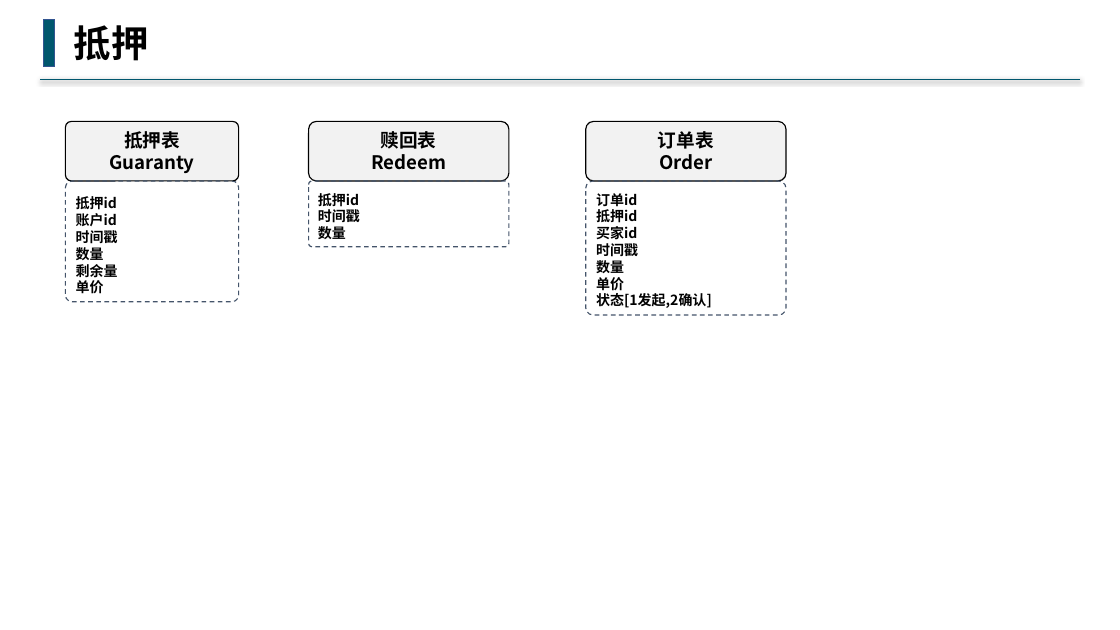
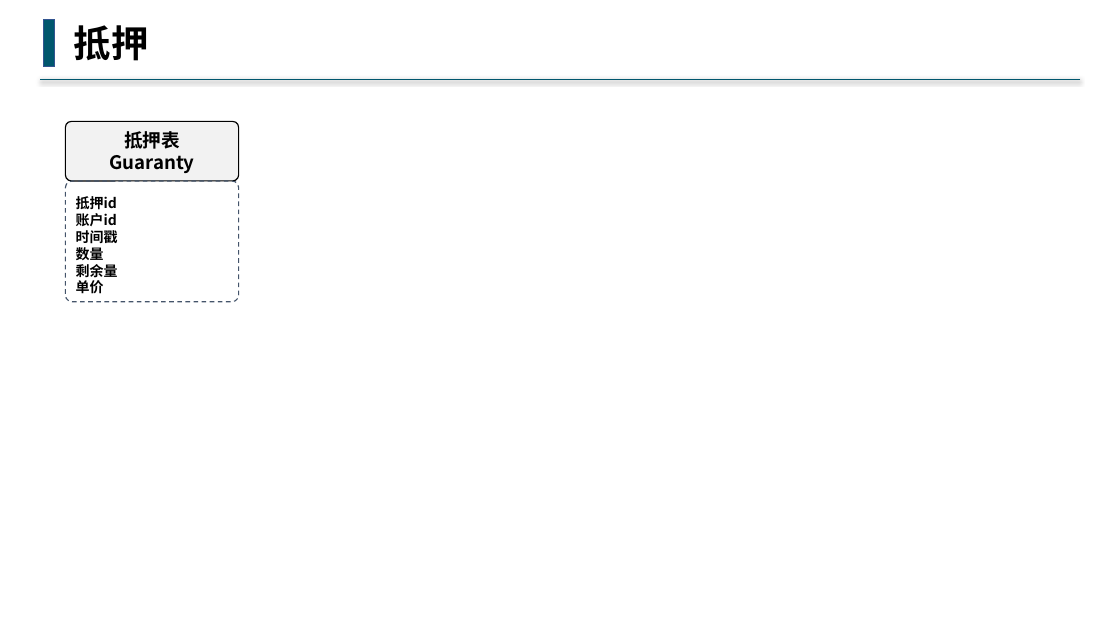
Before and after one commit to buddhachain/buddhaContract, a slide deck: slide 2 of doc/09.场外交易.pptx. Drawn at 1120x630 pixels with LibreOffice and Linux fonts; fonts in the diff are those of the drawing. Boxes give left, top, right and bottom in pixels: in the first picture for what was removed or moved away, otherwise in the second. Text is boxed around its words. In the diff, an @@ line names an element or a change of style, - is before the commit and + after.

```diff
--- a/doc/09.场外交易.pptx
+++ b/doc/09.场外交易.pptx
@@ rounded rectangle removed at bbox=[308, 122, 508, 181] @@
-赎回表
-Redeem
@@ rounded rectangle removed at bbox=[586, 122, 786, 181] @@
-订单表
-Order
@@ rounded rectangle removed at bbox=[308, 181, 508, 246] @@
-抵押id
-时间戳
-数量
@@ rounded rectangle removed at bbox=[586, 181, 786, 315] @@
-订单id
-抵押id
-买家id
-时间戳
-数量
-单价
-状态[1发起,2确认]
```
Also in this commit, not shown: 3 other slides changed, 3 slides added.
